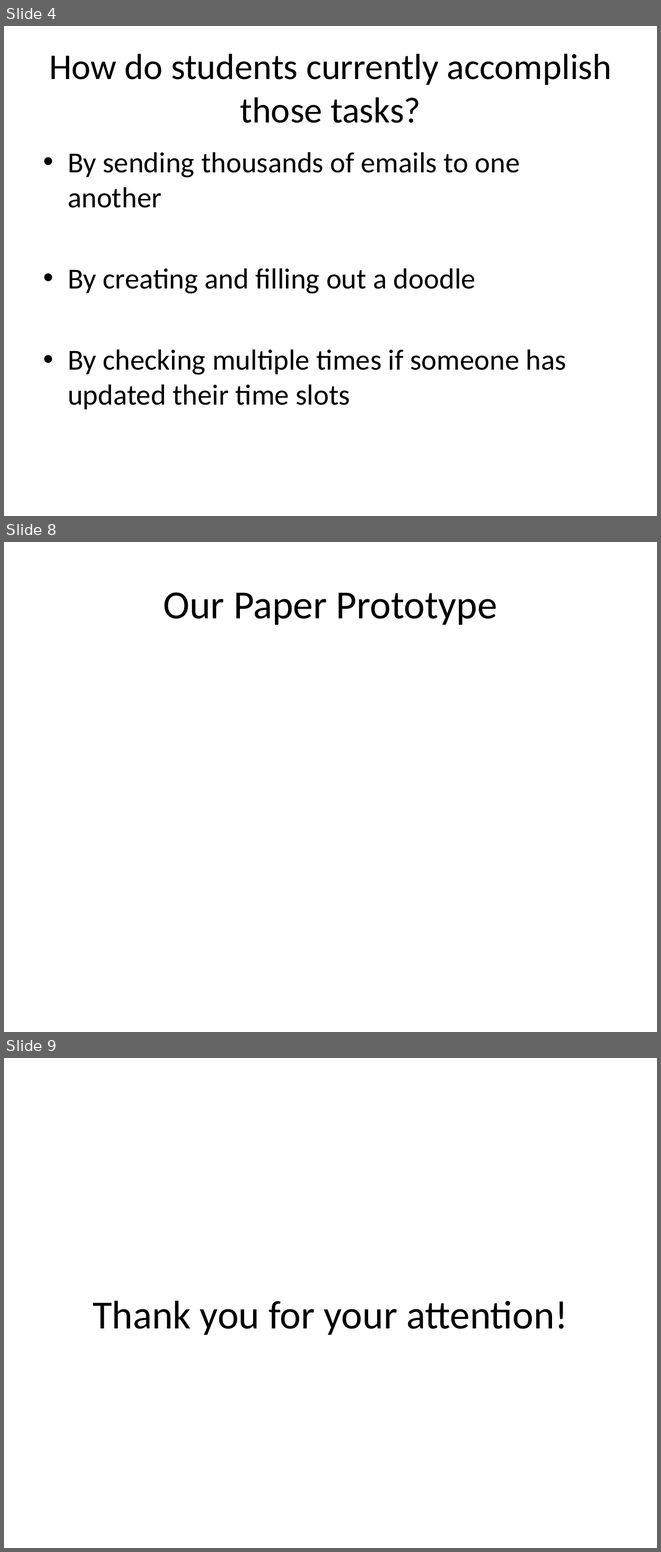
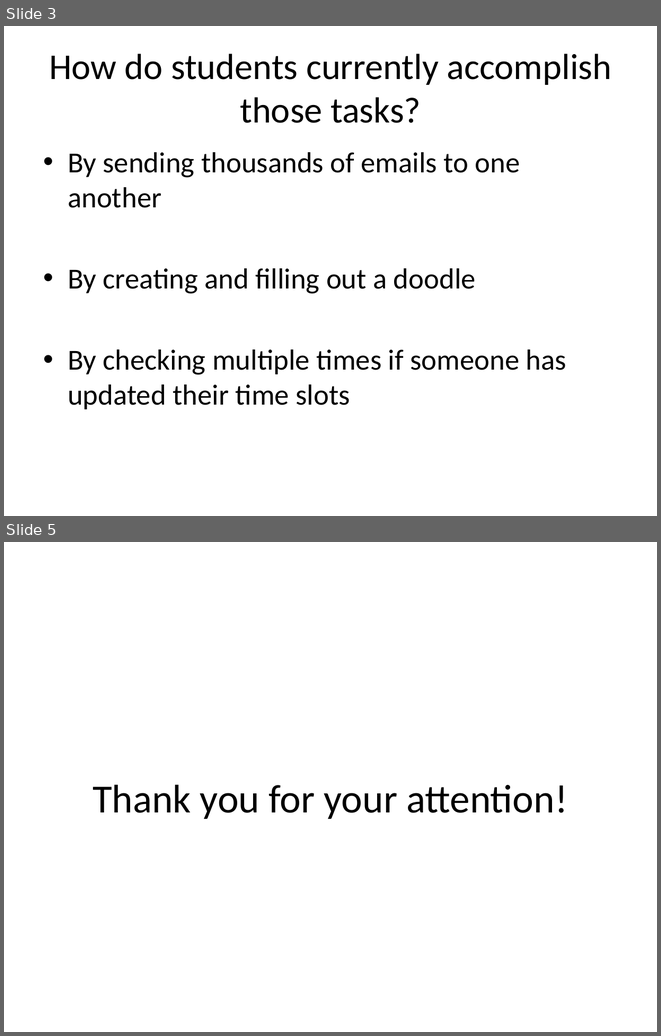
Before and after one commit to mremad/RWTH-iPhone-Project, a slide deck: Presentation.pptx. Shown one above the other, each under a label of ours: slides 4, 8 and 9 before the commit, slides 3 and 5 after it; the slides between them are not shown. The pictures are 661x1552 and 661x1036 pixels, drawn with LibreOffice and Linux fonts; fonts in the diff are those of the drawing. Boxes give left, top, right and bottom in pixels: in the first picture for what was removed or moved away, otherwise in the second. Text is boxed around its words. In the diff, an @@ line names an element or a change of style, - is before the commit and + after.

```diff
--- a/Presentation.pptx
+++ b/Presentation.pptx
@@ slide 8 removed at [4, 542, 657, 1032], background #FFFFFF @@
@@ title removed at [163, 592, 497, 625] @@
-Our Paper Prototype
@@ what was slide 4 is now slide 3 @@
@@ what was slide 9 is now slide 5 @@
```
Also in this commit, not shown: 1 slide changed, 1 slide added, 4 other slides removed.
